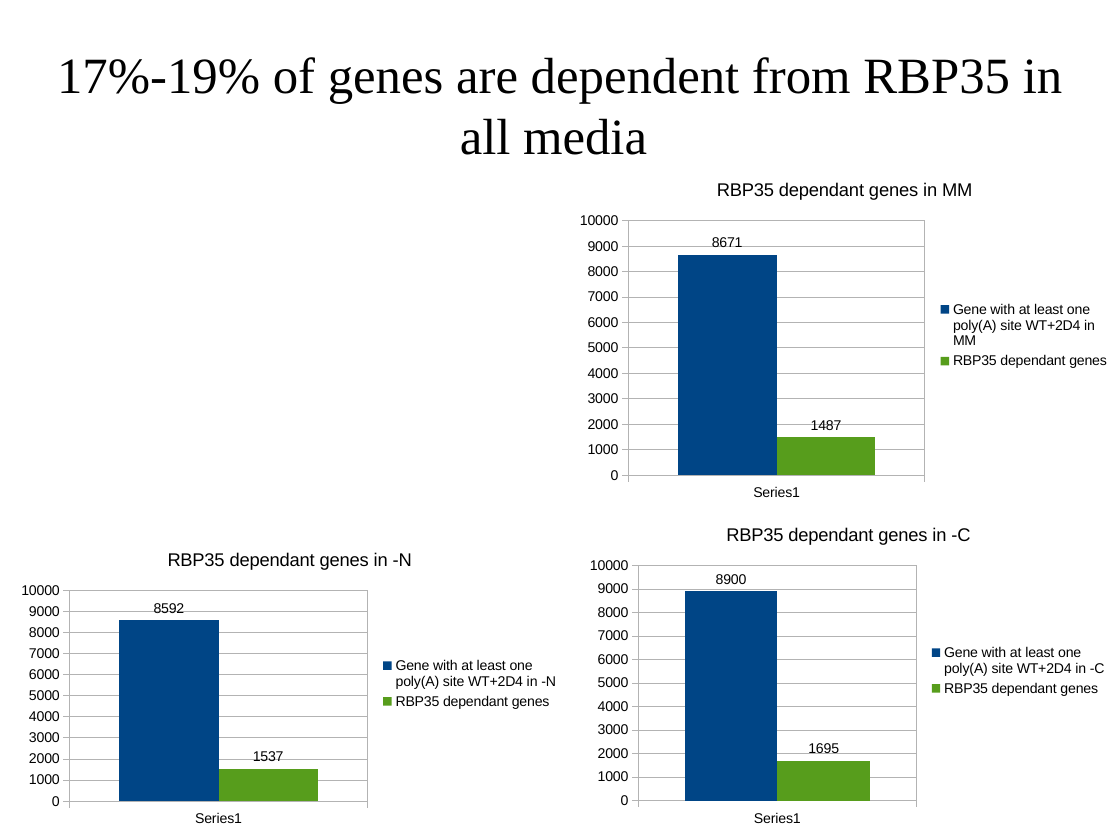
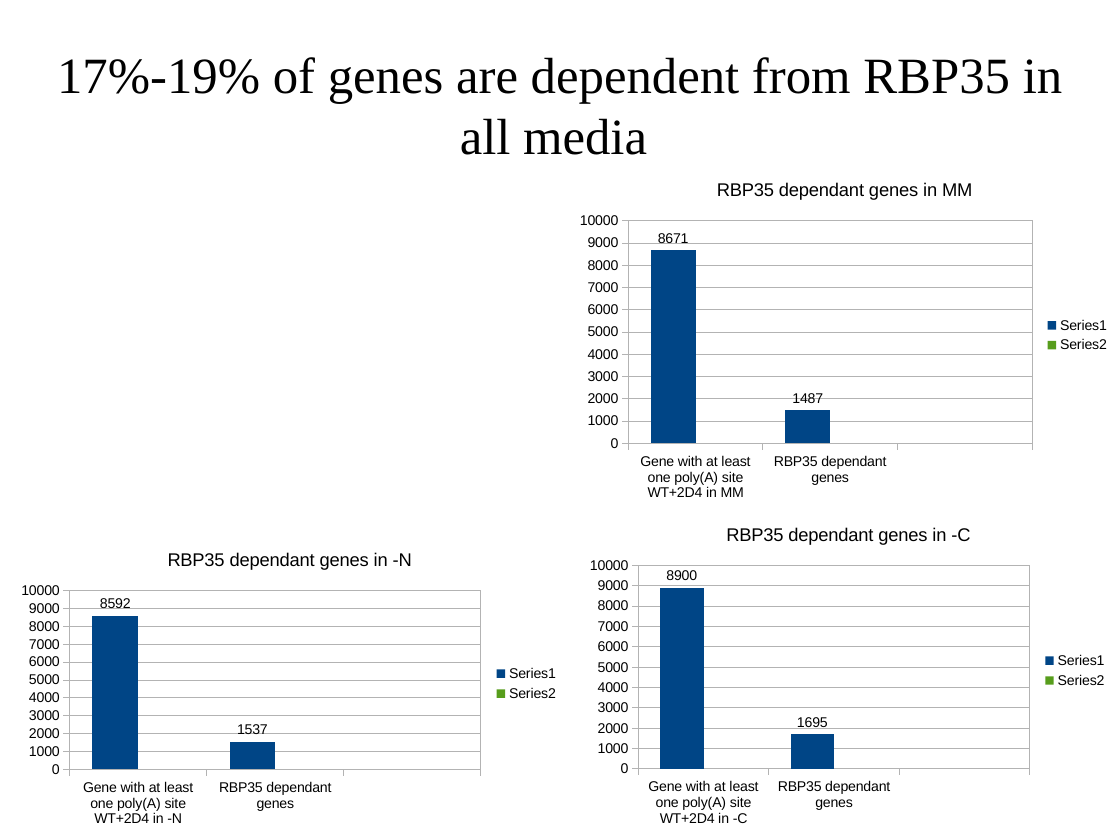
Before and after one commit to wilkinsonlab/m-oryzae-polya, a slide deck: slide 40 of doc/oryzae_presentation.odp. Drawn at 1120x840 pixels with LibreOffice and Linux fonts; fonts in the diff are those of the drawing. Boxes give left, top, right and bottom in pixels: in the first picture for what was removed or moved away, otherwise in the second. Text is boxed around its words. In the diff, an @@ line names an element or a change of style, - is before the commit and + after.

```diff
--- a/doc/oryzae_presentation.odp
+++ b/doc/oryzae_presentation.odp
@@ column chart at (x1=569, y1=163, x2=1120, y2=508) @@
-categories: 
+categories: Gene with at least one poly(A) site WT+2D4 in MM, RBP35 dependant genes, 
-Gene with at least one poly(A) site WT+2D4 in MM: 8671
+: 8671, 1487, -
-RBP35 dependant genes: 1487
+: -, -, -
@@ column chart at (x1=579, y1=508, x2=1118, y2=833) @@
-categories: 
+categories: Gene with at least one poly(A) site WT+2D4 in -C, RBP35 dependant genes, 
-Gene with at least one poly(A) site WT+2D4 in -C: 8900
+: 8900, 1695, -
-RBP35 dependant genes: 1695
+: -, -, -
@@ column chart at (x1=10, y1=535, x2=569, y2=833) @@
-categories: 
+categories: Gene with at least one poly(A) site WT+2D4 in -N, RBP35 dependant genes, 
-Gene with at least one poly(A) site WT+2D4 in -N: 8592
+: 8592, 1537, -
-RBP35 dependant genes: 1537
+: -, -, -
```
Also in this commit, not shown: 4 other slides changed, 4 other files.
